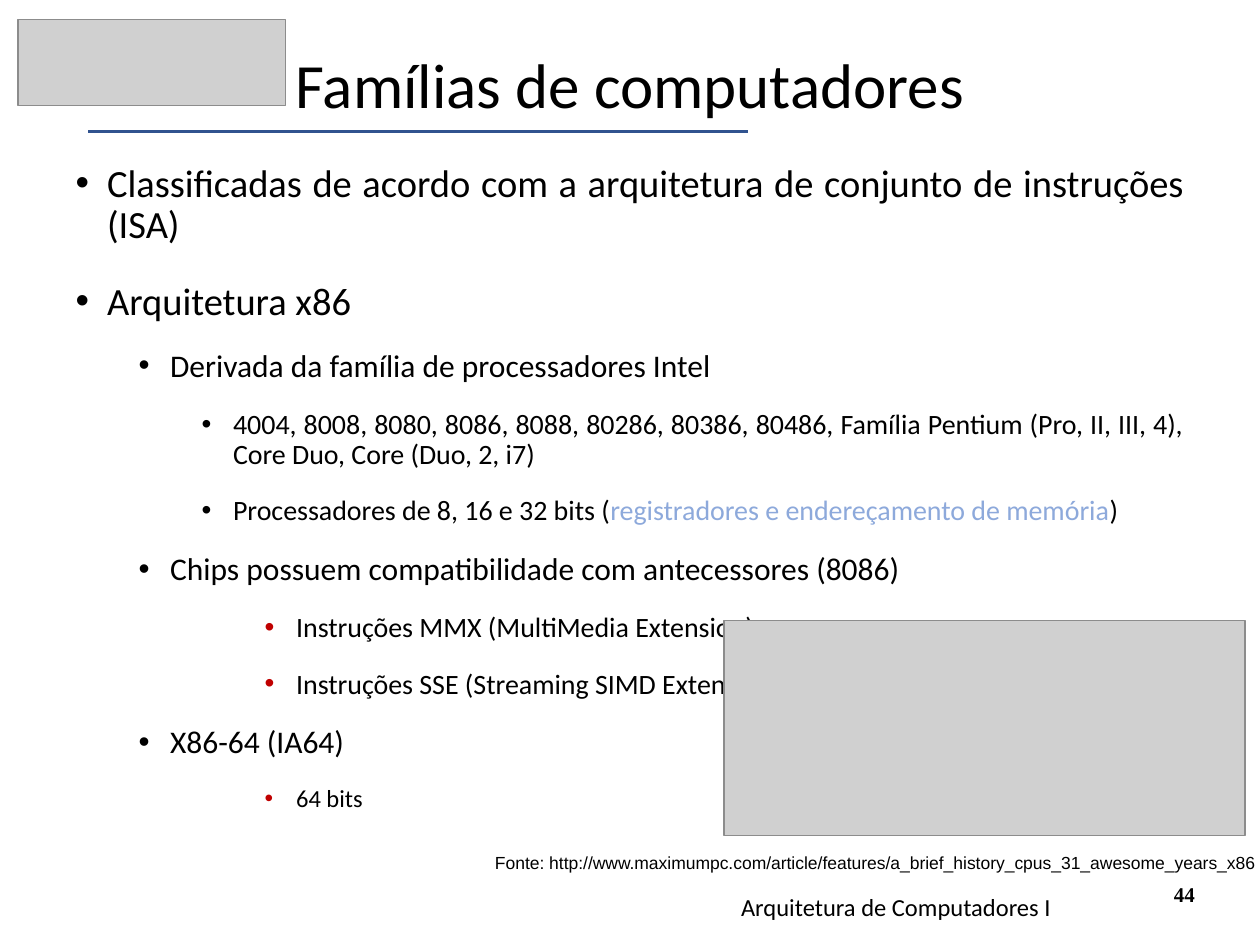
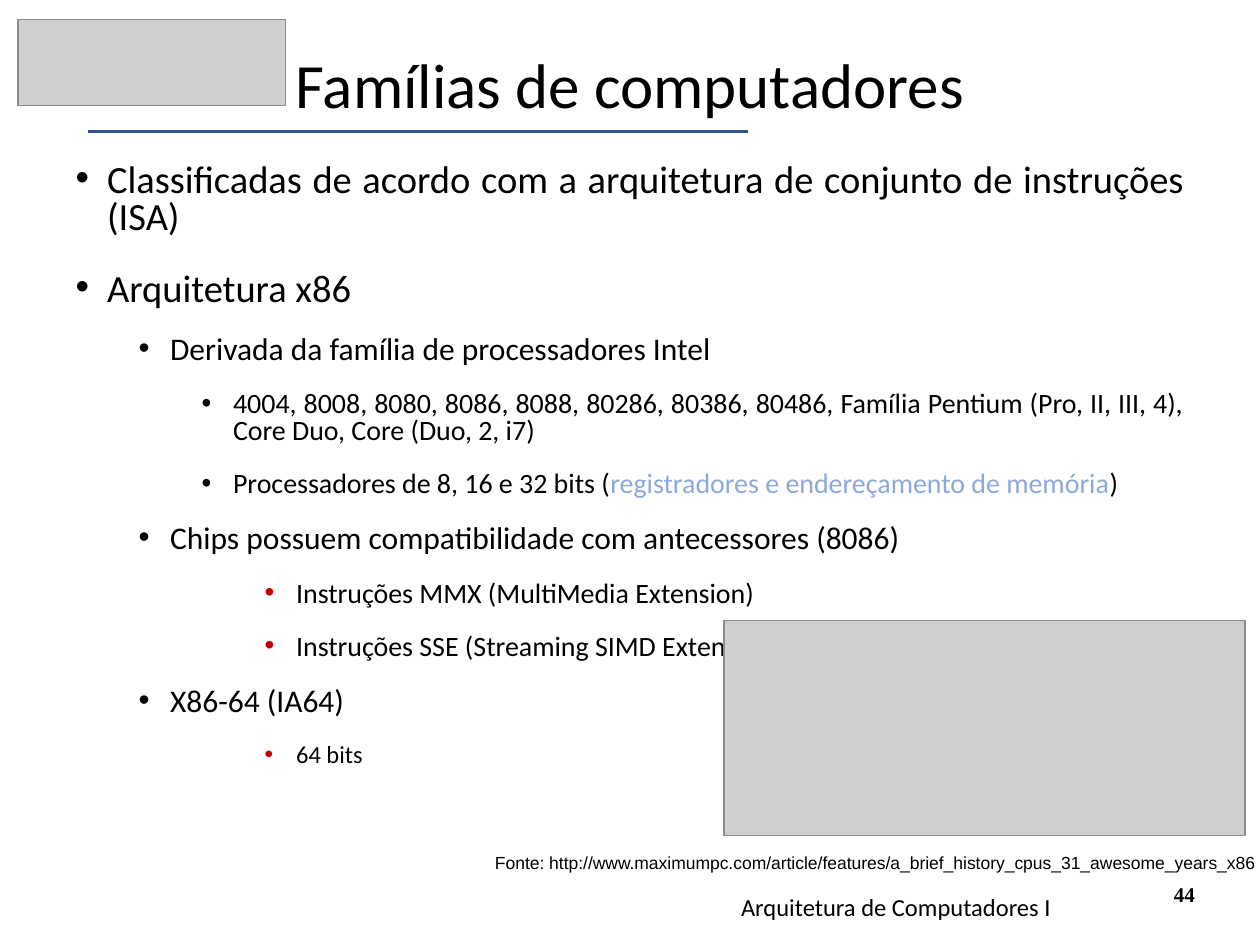
Before and after one commit to CloudEducationBrazil/WydenArquiteturaComputadores, a slide deck: slide 44 of 01 Classes/Aula1 - Arquitetura - Fundamentos e História.pptx. Drawn at 1260x945 pixels with LibreOffice and Linux fonts; fonts in the diff are those of the drawing; grey boxes stand for pictures. Boxes give left, top, right and bottom in pixels: in the first picture for what was removed or moved away, otherwise in the second. Text is boxed around its words. In the diff, an @@ line names an element or a change of style, - is before the commit and + after.

Commit message:
Ajuste ppt aulas arq comput 11/03/2024

```diff
--- a/01 Classes/Aula1 - Arquitetura - Fundamentos e História.pptx
+++ b/01 Classes/Aula1 - Arquitetura - Fundamentos e História.pptx
@@ text "Classificadas de acordo com a ..." at [107,166,1183,764]: line spacing 0.9 to 0.8 @@
```
Also in this commit, not shown: 2 other slides changed, 11 slides removed, 1 other file.
